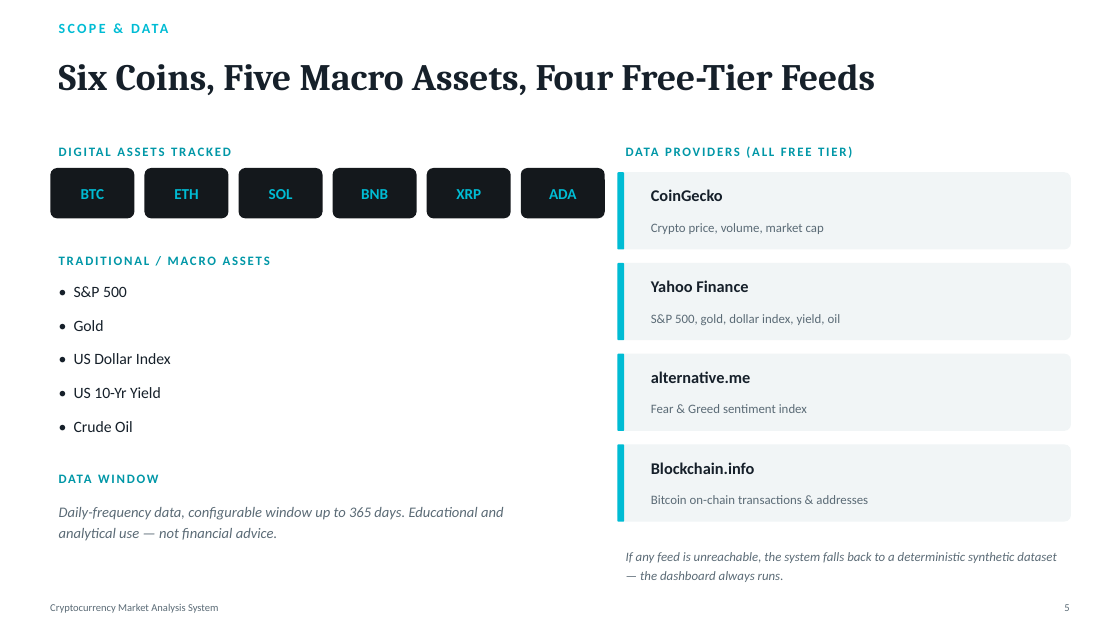
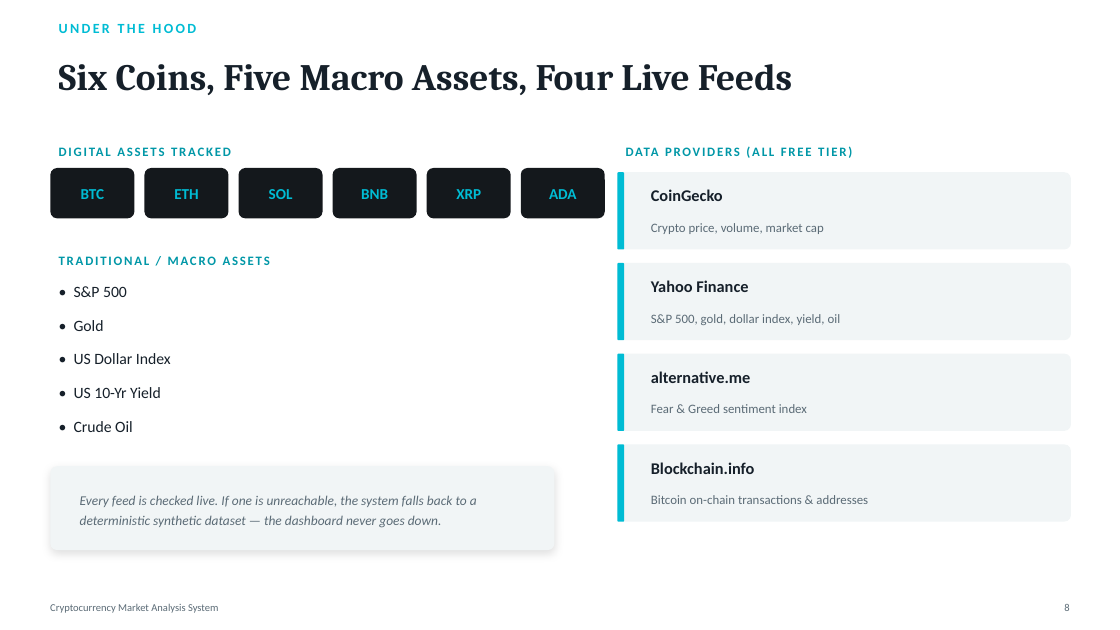
Before and after one commit to garimaaish1111/crypto-market-analysis, a slide deck: slide 8 of docs/Crypto_Market_Analysis_Final_Evaluation.pptx (slide 5 before the commit). Drawn at 1120x630 pixels with LibreOffice and Linux fonts; fonts in the diff are those of the drawing. Boxes give left, top, right and bottom in pixels: in the first picture for what was removed or moved away, otherwise in the second. Text is boxed around its words. In the diff, an @@ line names an element or a change of style, - is before the commit and + after.

```diff
--- a/docs/Crypto_Market_Analysis_Final_Evaluation.pptx
+++ b/docs/Crypto_Market_Analysis_Final_Evaluation.pptx
@@ text at [59, 23, 197, 33]: text changed @@
-SCOPE & DATA
+UNDER THE HOOD
@@ text at [59, 64, 792, 95]: text changed @@
-Six Coins, Five Macro Assets, Four Free-Tier Feeds
+Six Coins, Five Macro Assets, Four Live Feeds
@@ text removed at [50, 466, 555, 492] @@
-DATA WINDOW
@@ rounded rectangle added at [50, 466, 555, 550], fill #F1F5F6 @@
@@ text at [80, 495, 477, 528]: text changed; size 12.5 to 11.5 pt @@
-Daily-frequency data, configurable window up to 365 days. Educational and analytical use — not financial advice.
+Every feed is checked live. If one is unreachable, the system falls back to a deterministic synthetic dataset — the dashboard never goes down.
@@ text removed at [626, 552, 1056, 582] @@
-If any feed is unreachable, the system falls back to a deterministic synthetic dataset — the dashboard always runs.
```
Also in this commit, not shown: 7 other slides changed, 6 slides added, 10 slides removed.
